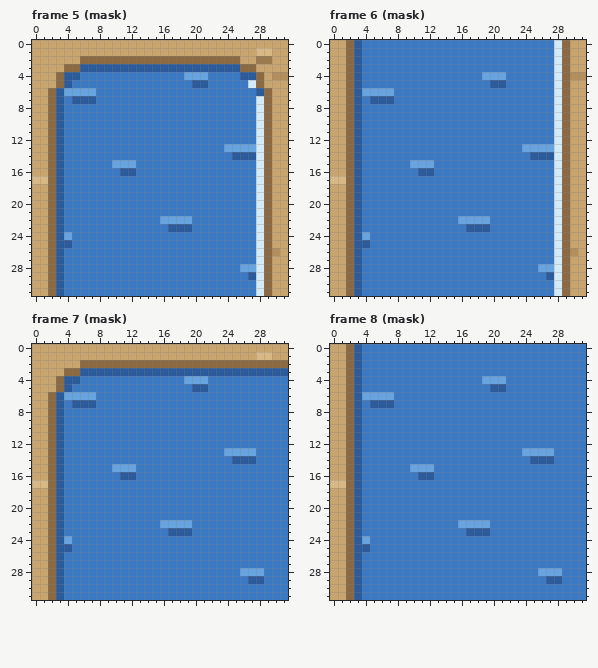
Edited in one commit: pixel-art file (Assets/Sprites/Terrain/water.aseprite). That is the earlier state.
32x32 pixels, 16 frames. Shown: frame 5 (mask), frame 6 (mask), frame 7 (mask), frame 8 (mask). The commit also changed other frames, which this record leaves out.
After:
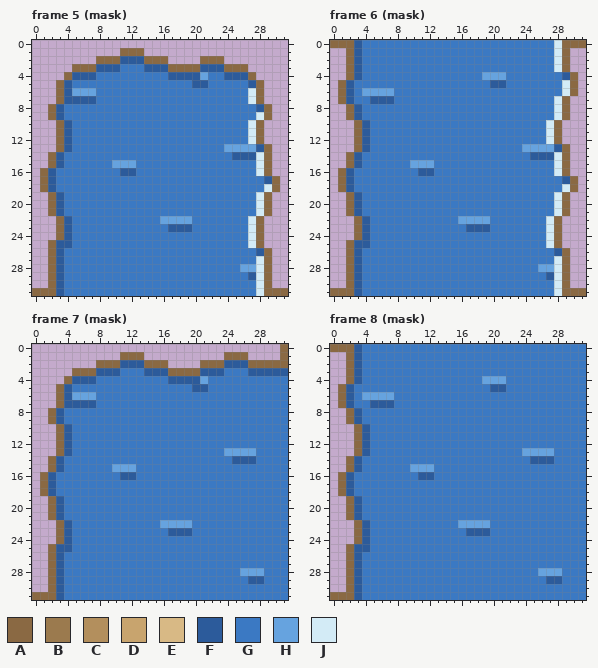
Palette (. is transparent): A #8a6943  B #9b7a4e  C #b38f5d  D #c8a46e  E #d8b985  F #2c5b9b  G #3b79c3  H #66a3df  J #d3ebf6
The exact change:
Frame 5 (mask):
y 0: x 0..31 DDDDDDDDDDDDDDDDDDDDDDDDDDDDDDDD -> ................................
y 1: x 0..31 DDDDDDDDDDDDDDDDDDDDDDDDDDDDEEDD -> ...........AAA..................
y 2: x 0..7 DDDDDDAA -> ........; x 11..13 AAA -> FFF; x 17..20 AAAA -> ....; x 24..31 AADDBBDD -> ........
y 3: x 0..4 DDDDA -> .....; x 6..7 FF -> AA; x 11..13 FFF -> GGG; x 17..20 FFFF -> AAAA; x 24..25 FF -> AA; x 27..31 ADDDD -> .....
y 4: x 0..4 DDDAF -> ....A; x 6..7 GG -> FF; x 17..20 GGHH -> FFFF; x 24..25 GG -> FF; x 27..31 FADCC -> A....
y 5: x 0..2 DDD -> ...; x 27 J -> F; x 29..31 DDD -> ...
y 6: x 0..4 DDAFH -> ...AF; x 27..31 GFADD -> JA...
y 7: x 0..4 DDAFG -> ...AF; x 27..31 GJADD -> JA...
y 8: x 0..1 DD -> ..; x 28 J -> F; x 30..31 DD -> ..
y 9: x 0..1 DD -> ..; x 30..31 DD -> ..
y 10..12: x 0..4 DDAFG -> ...AF; x 27..31 GJADD -> JA...
y 13: x 0..4 DDAFG -> ...AF; x 28 J -> F; x 30..31 DD -> ..
y 14..15: x 0..1 DD -> ..; x 30..31 DD -> ..
y 16: x 0..3 DDAF -> .AFG; x 30..31 DD -> ..
y 17: x 0..3 EEAF -> .AFG; x 28..31 JADD -> GFA.
y 18: x 0..3 DDAF -> .AFG; x 28..31 JADD -> GJA.
y 19..21: x 0..1 DD -> ..; x 30..31 DD -> ..
y 22..23: x 0..4 DDAFG -> ...AF; x 27..31 GJADD -> JA...
y 24: x 0..4 DDAFH -> ...AF; x 27..31 GJADD -> JA...
y 25: x 0..1 DD -> ..; x 27..31 GJADD -> JA...
y 26: x 0..1 DD -> ..; x 28 J -> F; x 30..31 CD -> ..
y 27..30: x 0..1 DD -> ..; x 30..31 DD -> ..
y 31: x 0..1 DD -> AA; x 30..31 DD -> AA
Frame 6 (mask):
y 0: x 0..1 DD -> AA; x 30..31 DD -> AA
y 1..3: x 0..1 DD -> ..; x 30..31 DD -> ..
y 4: x 0..1 DD -> ..; x 28..31 JACC -> GFA.
y 5..6: x 0..3 DDAF -> .AFG; x 28..31 JADD -> GJA.
y 7: x 0..3 DDAF -> .AFG; x 30..31 DD -> ..
y 8..9: x 0..1 DD -> ..; x 30..31 DD -> ..
y 10..12: x 0..4 DDAFG -> ...AF; x 27..31 GJADD -> JA...
y 13: x 0..4 DDAFG -> ...AF; x 28 J -> F; x 30..31 DD -> ..
y 14..15: x 0..1 DD -> ..; x 30..31 DD -> ..
y 16: x 0..3 DDAF -> .AFG; x 30..31 DD -> ..
y 17: x 0..3 EEAF -> .AFG; x 28..31 JADD -> GFA.
y 18: x 0..3 DDAF -> .AFG; x 28..31 JADD -> GJA.
y 19..21: x 0..1 DD -> ..; x 30..31 DD -> ..
y 22..23: x 0..4 DDAFG -> ...AF; x 27..31 GJADD -> JA...
y 24: x 0..4 DDAFH -> ...AF; x 27..31 GJADD -> JA...
y 25: x 0..1 DD -> ..; x 27..31 GJADD -> JA...
y 26: x 0..1 DD -> ..; x 28 J -> F; x 30..31 CD -> ..
y 27..30: x 0..1 DD -> ..; x 30..31 DD -> ..
y 31: x 0..1 DD -> AA; x 30..31 DD -> AA
Frame 7 (mask):
y 0: x 0..31 DDDDDDDDDDDDDDDDDDDDDDDDDDDDDDDD -> ...............................A
y 1: x 0..31 DDDDDDDDDDDDDDDDDDDDDDDDDDDDEEDD -> ...........AAA..........AAA....A
y 2: x 0..7 DDDDDDAA -> ........; x 11..13 AAA -> FFF; x 17..20 AAAA -> ....; x 24..26 AAA -> FFF
y 3: x 0..4 DDDDA -> .....; x 6..7 FF -> AA; x 11..13 FFF -> GGG; x 17..20 FFFF -> AAAA; x 24..26 FFF -> GGG
y 4: x 0..4 DDDAF -> ....A; x 6..7 GG -> FF; x 17..20 GGHH -> FFFF
y 5: x 0..2 DDD -> ...
y 6: x 0..4 DDAFH -> ...AF
y 7: x 0..4 DDAFG -> ...AF
y 8..9: x 0..1 DD -> ..
y 10..13: x 0..4 DDAFG -> ...AF
y 14..15: x 0..1 DD -> ..
y 16: x 0..3 DDAF -> .AFG
y 17: x 0..3 EEAF -> .AFG
y 18: x 0..3 DDAF -> .AFG
y 19..21: x 0..1 DD -> ..
y 22..23: x 0..4 DDAFG -> ...AF
y 24: x 0..4 DDAFH -> ...AF
y 25..30: x 0..1 DD -> ..
y 31: x 0..1 DD -> AA
Frame 8 (mask):
y 0: x 0..1 DD -> AA
y 1..4: x 0..1 DD -> ..
y 5..7: x 0..3 DDAF -> .AFG
y 8..9: x 0..1 DD -> ..
y 10..13: x 0..4 DDAFG -> ...AF
y 14..15: x 0..1 DD -> ..
y 16: x 0..3 DDAF -> .AFG
y 17: x 0..3 EEAF -> .AFG
y 18: x 0..3 DDAF -> .AFG
y 19..21: x 0..1 DD -> ..
y 22..23: x 0..4 DDAFG -> ...AF
y 24: x 0..4 DDAFH -> ...AF
y 25..30: x 0..1 DD -> ..
y 31: x 0..1 DD -> AA
Changed places in both pictures, as pixel boxes (x1, y1, x2, y2):
changed: (32, 40, 288, 296)
changed: (330, 40, 370, 296)
changed: (546, 40, 586, 296)
changed: (32, 344, 288, 600)
changed: (330, 344, 370, 600)
